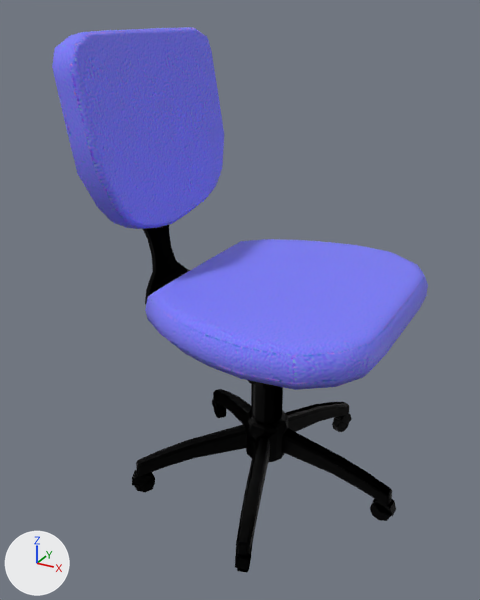
What one commit did to the glTF model public/furniture/sketchfab/chair-low-poly-3775963c.glb.
Camera for both pictures: a 50 mm camera at (0.55, -1.102, -34.916) aimed at (-0.048, -0.014, -35.46). Arrows for +X, +Y and +Z are at lower left; the lights stay in place. The picture after the commit comes second. Where no turn or scale is listed for an object, it has been applied to the vertices.

In view in the first picture: 'Mesh_lambert2_0', 'Mesh_lambert3_0'.
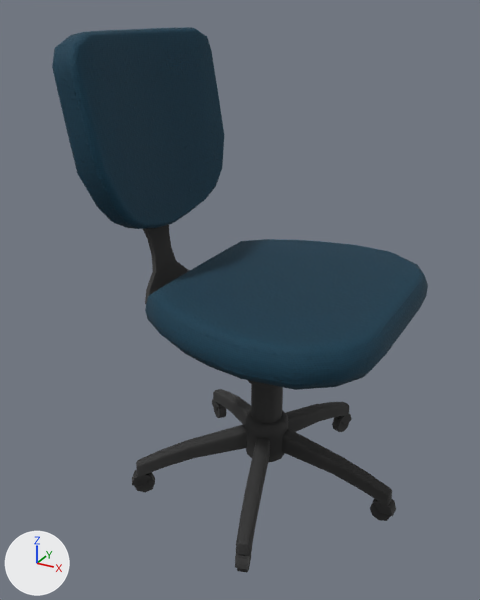
Scene script edits in JSON lines:
```json
{"op": "set", "path": "img_image_2", "old": "load_image('Image_2', '_unpacked/Image_2', 1024, 1024, 'Non-Color')", "new": "load_image('Image_2', '_unpacked/Image_2', 1024, 1024, 'sRGB')"}
{"op": "set", "path": "img_image_3", "old": "load_image('Image_3', '_unpacked/Image_3', 1024, 1024, 'sRGB')", "new": "load_image('Image_3', '_unpacked/Image_3', 1024, 1024, 'Non-Color')"}
{"block": "mat_lambert2", "where": "n0 = _N.new('ShaderNodeBsdfPrincipled'); n0.name = 'Principled BSDF'"}
{"op": "add", "block": "mat_lambert2", "code": "n0.inputs[2].default_value = 0.85  # 'Roughness'"}
{"block": "mat_lambert2", "where": "n4 = _N.new('ShaderNodeTexImage'); n4.name = 'Image Texture.001'"}
{"op": "remove", "block": "mat_lambert2", "code": "n5 = _N.new('ShaderNodeMix'); n5.name = 'Mix'"}
{"op": "remove", "block": "mat_lambert2", "code": "n5.data_type = 'RGBA'"}
{"op": "remove", "block": "mat_lambert2", "code": "n5.blend_type = 'MULTIPLY'"}
{"op": "remove", "block": "mat_lambert2", "code": "n5.inputs[0].default_value = 1.0  # 'Factor'"}
{"op": "remove", "block": "mat_lambert2", "code": "n5.inputs[7].default_value = (0.0, 0.0, 0.0, 1.0)  # 'B', black #000000"}
{"op": "remove", "block": "mat_lambert2", "code": "n6 = _N.new('ShaderNodeTexImage'); n6.name = 'Image Texture.002'"}
{"op": "remove", "block": "mat_lambert2", "code": "n6.image = img_image_1"}
{"op": "set", "path": "n4.image", "old": "img_image_2", "new": "img_image_1"}
{"op": "remove", "block": "mat_lambert2", "code": "_L.new(n5.outputs[2], n0.inputs[14])  # 'Result' to 'Specular Tint'"}
{"op": "remove", "block": "mat_lambert2", "code": "_L.new(n6.outputs[0], n5.inputs[6])  # 'Color' to 'A'"}
{"block": "mat_lambert3", "change": "nodes: BsdfPrincipled, Mix, NormalMap, OutputMaterial, TexImage x3"}
{"block": "mat_lambert3", "change": "colours: black #000000"}
{"block": "mat_lambert3", "change": "nodes: BsdfPrincipled, NormalMap, OutputMaterial, TexImage x2"}
{"block": "mat_lambert3", "change": "uses the picture img_image_2"}
{"block": "mat_lambert3", "change": "uses the picture img_image_4"}
{"block": "mat_lambert3", "change": "uses the picture img_image_5"}
```

What differs and where, as boxes (x1, y1, x2, y2) in the pictures (480 x 600 px):
```json
{"object": "Mesh_lambert3_0", "change": "surface changed", "before": [52, 27, 428, 390], "after": [52, 27, 428, 390], "on screen": "darker"}
{"object": "Mesh_lambert2_0", "change": "surface changed", "before": [132, 225, 396, 573], "after": [132, 225, 396, 573]}
```
